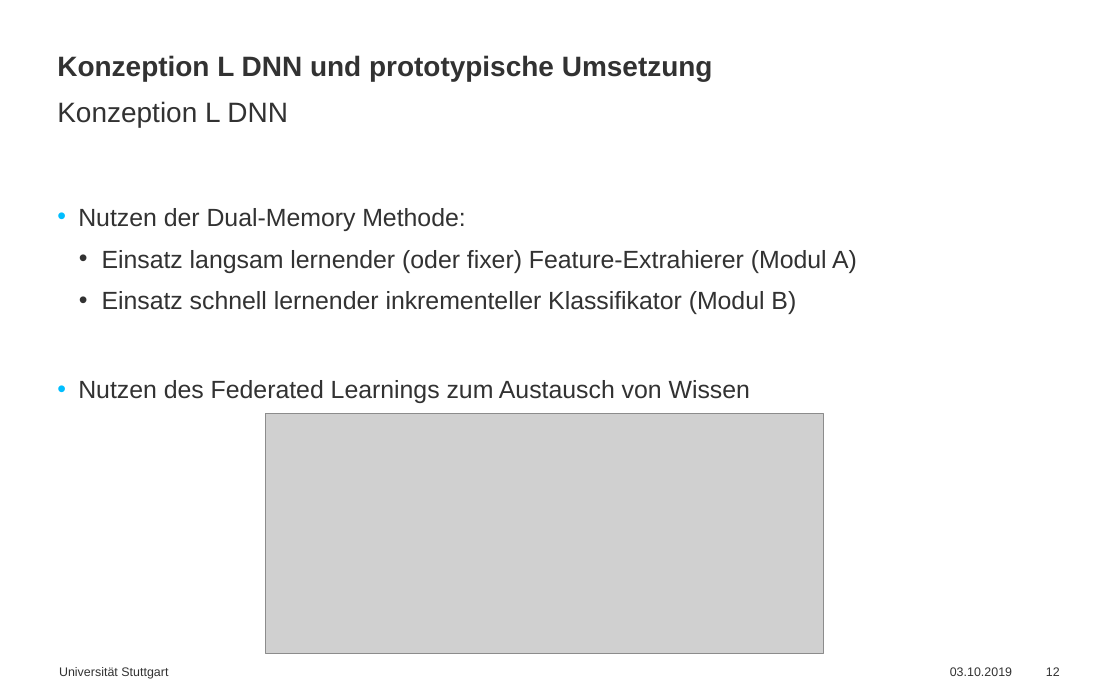
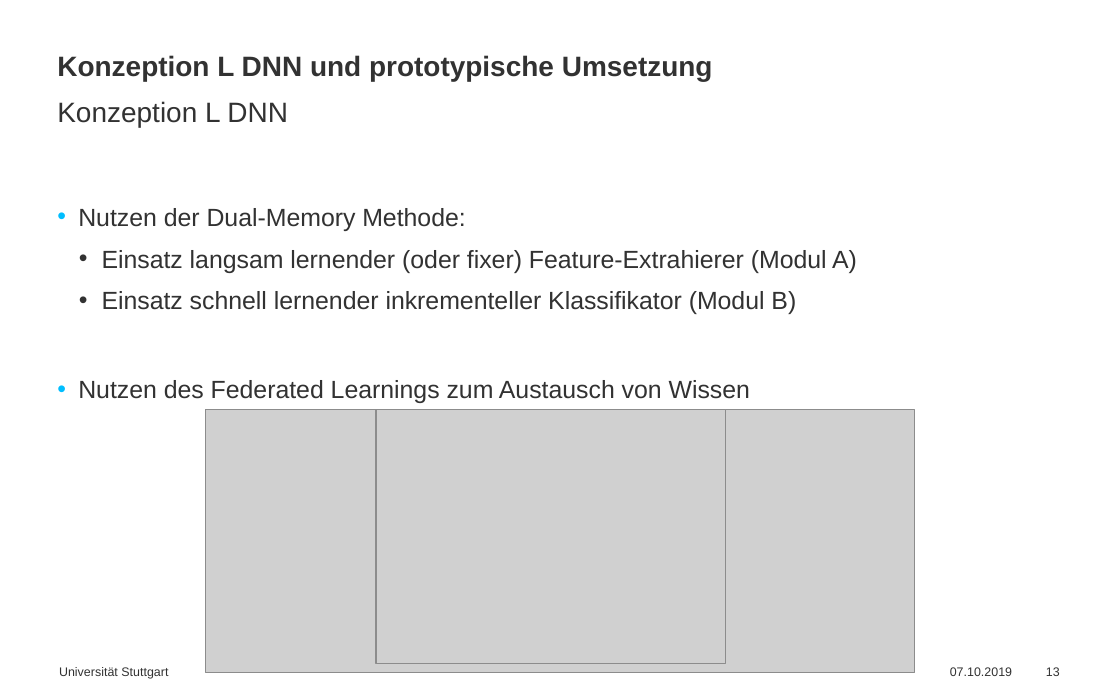
Before and after one commit to simonbuerste/Masterarbeit, a slide deck: slide 13 of Praesentationen/Abschlussvortrag.pptx (slide 12 before the commit). Drawn at 1120x700 pixels with LibreOffice and Linux fonts; fonts in the diff are those of the drawing; grey boxes stand for pictures. Boxes give left, top, right and bottom in pixels: in the first picture for what was removed or moved away, otherwise in the second. Text is boxed around its words. In the diff, an @@ line names an element or a change of style, - is before the commit and + after.

```diff
--- a/Praesentationen/Abschlussvortrag.pptx
+++ b/Praesentationen/Abschlussvortrag.pptx
@@ picture: place and size @@
-picture at [265,414,823,654]
+picture at [206,410,915,673]
@@ picture added at [376,410,726,664] @@
@@ text at [950,667,1012,676]: text changed @@
-03.10.2019
+07.10.2019
```
Also in this commit, not shown: 15 other slides changed, 6 slides added, 1 other file.
